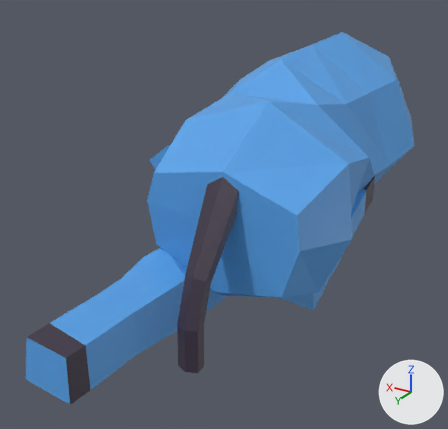
What one commit did to the Blender file assets/models/PlayerModel.blend.
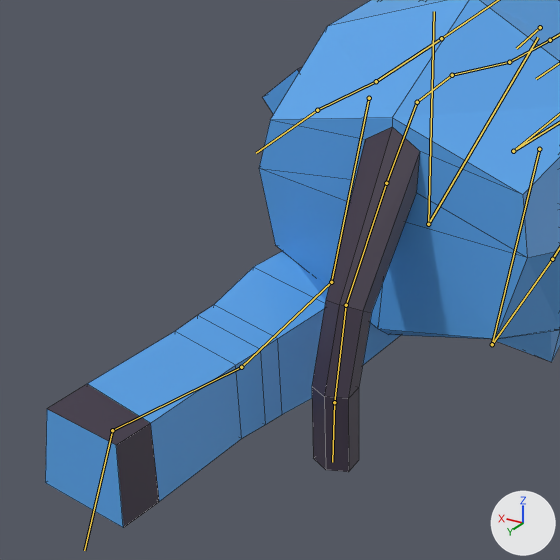
Each version appears first whole from a camera (50 mm lens) standing at (-0.615, 1.506, 0.132) and looking at (0.254, 0.059, -0.592), and next in a close-up on the part from 0% to 71% of the width and 24% to 99% of the height. Every picture has the same lights, and +X, +Y and +Z are marked at lower right. Both versions are drawn at frame 10 of the action 'die'; the numbers are the values there. The bones that bend it are drawn over the model as lines in the close-ups. The close-ups show mesh edges as thin lines.

Objects in the first close-up: 'Player'.
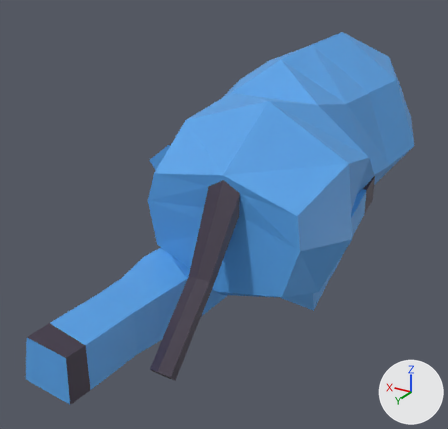
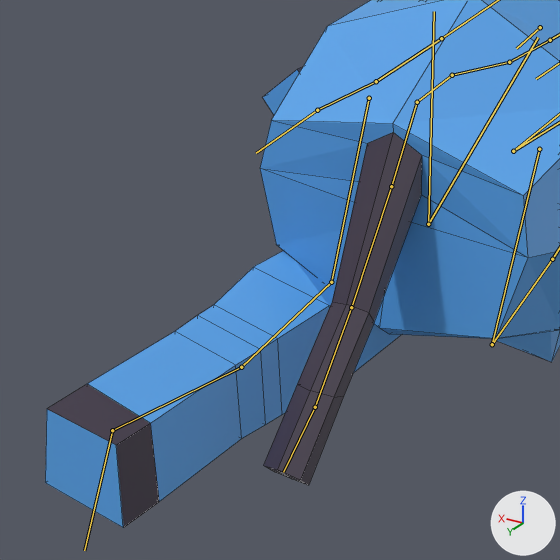
Changed parts and their boxes [x1, y1, x2, y2] in the close-ups (560 x 560 px):
'Player', posed: [45, 0, 560, 528] in both
bone 'spine.003', root to tip: before (417, 102) to (386, 183); after (417, 102) to (391, 186)
bone 'spine.002', root to tip: before (386, 183) to (346, 305); after (391, 186) to (351, 307)
bone 'spine.001', root to tip: before (346, 305) to (334, 402); after (351, 307) to (315, 407)
bone 'spine', root to tip: before (334, 402) to (332, 462); after (315, 407) to (283, 472)

The edits, one by one:
Bone 'spine.003' (bone_spine_003) turns from (0, 0, 0) to (-7, 0, 0) degrees about its own x, y and z.
Bone 'spine.002' (bone_spine_002) turns from (0, 0, 0) to (7, 0, 0) degrees about its own x, y and z.
Bone 'spine.001' (bone_spine_001) turns from (0, 0, 0) to (28, 0, 0) degrees about its own x, y and z.
Bone 'spine' (bone_spine) turns from (0, 0, 0) to (21, 0, 0) degrees about its own x, y and z.
